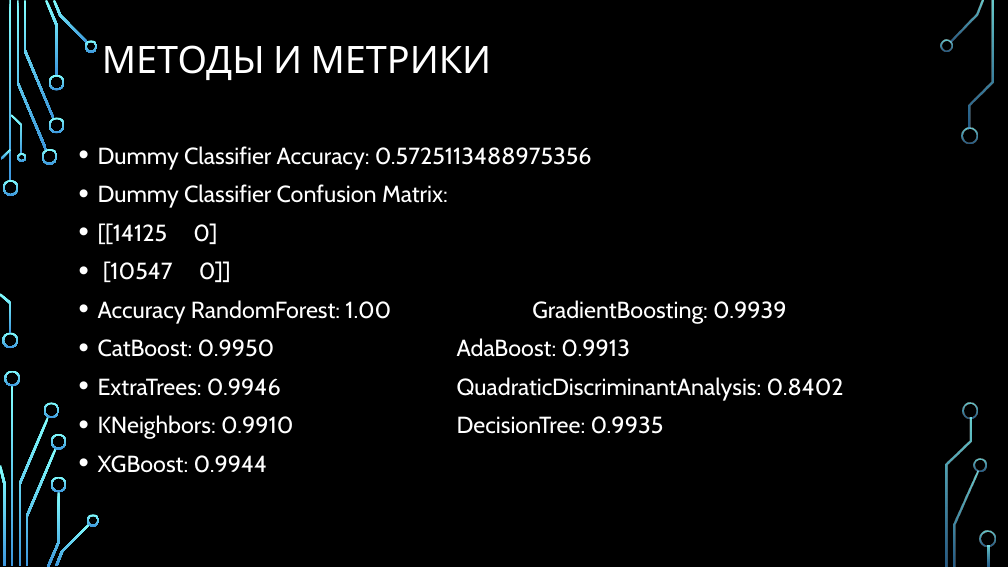
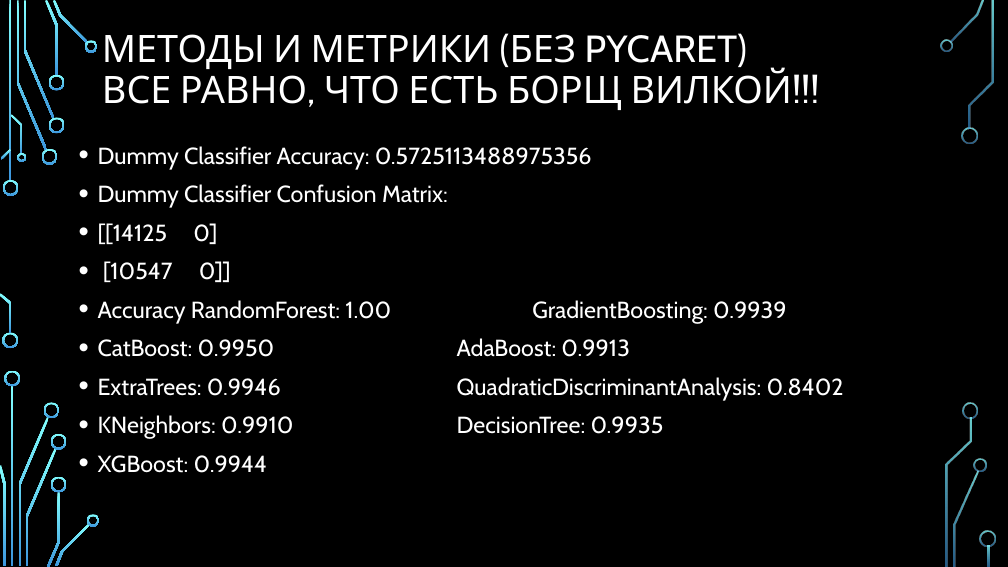
Before and after one commit to MaryaLagun/Data_Science, a slide deck: slide 13 of project/Проект.pptx. Drawn at 1008x567 pixels with LibreOffice and Linux fonts; fonts in the diff are those of the drawing; background and template pictures are left out. Boxes give left, top, right and bottom in pixels: in the first picture for what was removed or moved away, otherwise in the second. Text is boxed around its words. In the diff, an @@ line names an element or a change of style, - is before the commit and + after.

Commit message:
есть презентация
есть презентация

```diff
--- a/project/Проект.pptx
+++ b/project/Проект.pptx
@@ title at bbox=[102, 33, 792, 110]: text changed @@
-МЕТОДЫ И МЕТРИКИ
+МЕТОДЫ И МЕТРИКИ (БЕЗ PYCARET)
+ВСЕ РАВНО, ЧТО ЕСТЬ БОРЩ ВИЛКОЙ!!!
```
Also in this commit, not shown: 1 other slide changed, 9 slides added, 1 slide removed, 5 other files.
